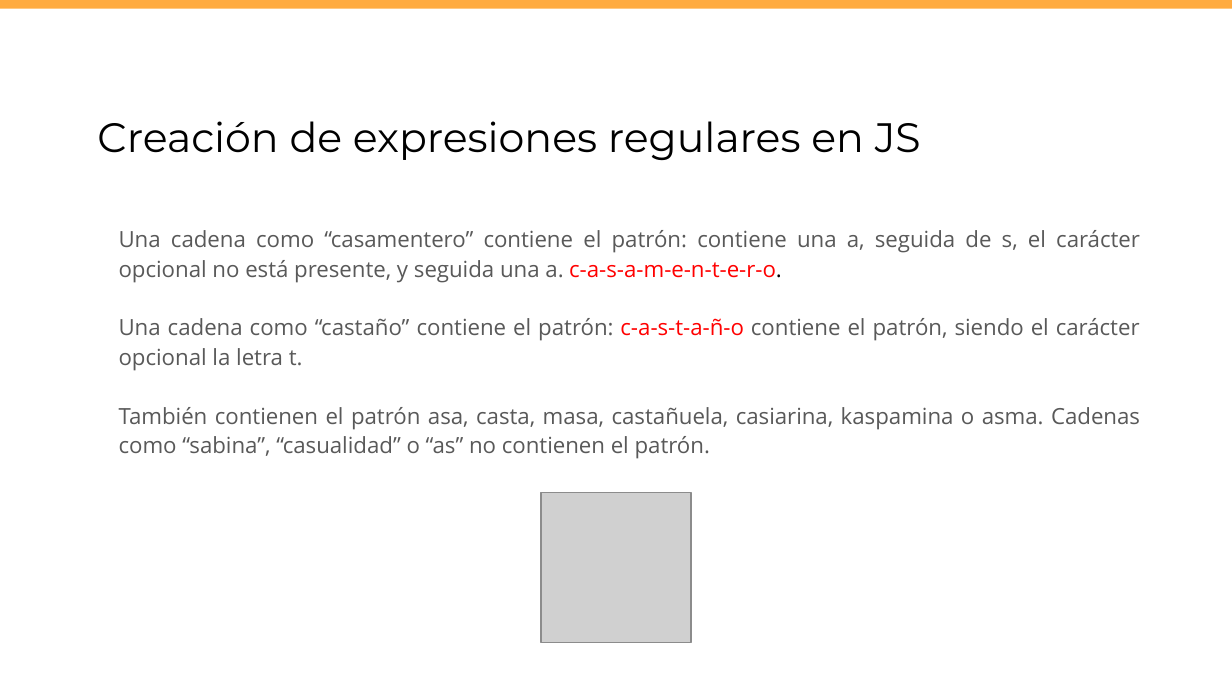
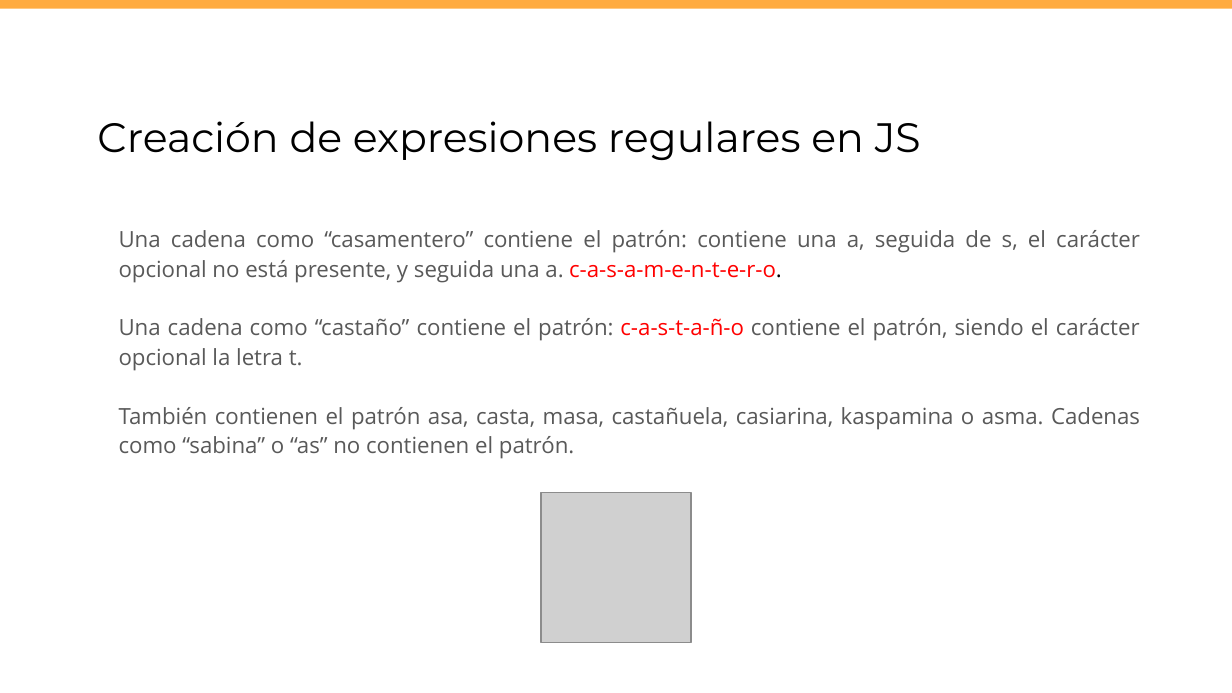
Before and after one commit to norbeydanilo/backend-js-ts, a slide deck: slide 22 of 04.RegEx.pptx. Drawn at 1232x693 pixels with LibreOffice and Linux fonts; fonts in the diff are those of the drawing; grey boxes stand for pictures. Boxes give left, top, right and bottom in pixels: in the first picture for what was removed or moved away, otherwise in the second. Text is boxed around its words. In the diff, an @@ line names an element or a change of style, - is before the commit and + after.

Commit message:
add presentations and update

```diff
--- a/04.RegEx.pptx
+++ b/04.RegEx.pptx
@@ subtitle at (119, 407, 1140, 459): text changed @@
-También contienen el patrón asa, casta, masa, castañuela, casiarina, kaspamina o asma. Cadenas como “sabina”, “casualidad” o “as” no contienen el patrón.
+También contienen el patrón asa, casta, masa, castañuela, casiarina, kaspamina o asma. Cadenas como “sabina” o “as” no contienen el patrón.
```
Also in this commit, not shown: 6 other files.
